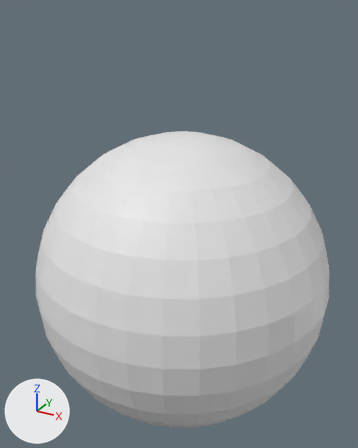
An edit to the glTF model assets/apartment.glb, drawn before and after from the same camera.
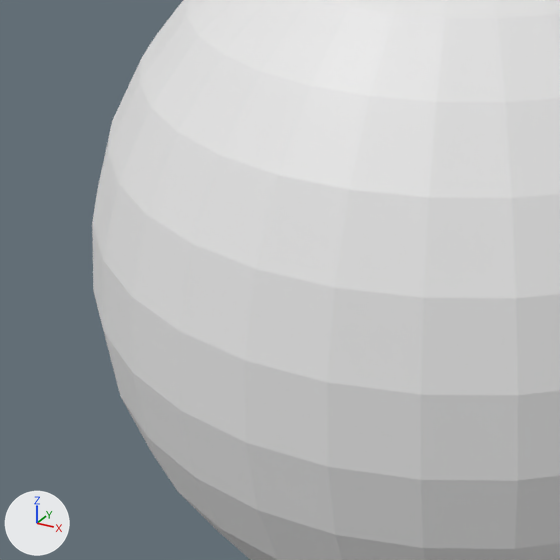
The first picture shows the older version from a 50 mm lens placed at (658.0, -1017.0, 678.0), pointed at (3.0, 174.0, 82.0). The close-ups show both versions on the part from 0% to 60% of the width and 41% to 89% of the height of that picture; other places that the commit changed are outside them. Lighting does not change. The marker at lower left points along +X, +Y and +Z. Where no turn or scale is listed for an object, it has been applied to the vertices.

The scene before the commit, as lines of its bpy script (objects in view):
```python
me_sphere = bpy.data.meshes.new('Sphere')
me_sphere.from_pydata(...)  # a UV sphere (32 segments, 16 rings, poles along z) spanning x -1.0..1.0, y -1.0..1.0, z -1.0..1.0; a UV sphere (32 segments, 16 rings, poles along z) spanning x -0.99..0.99, y -0.99..0.99, z -0.99..0.99
ob_sky = bpy.data.objects.new('Sky', me_sphere)
ob_sky.location = (89.0, 36.0, 0.0)
ob_sky.scale = (-389.0, -389.0, -389.0)
```
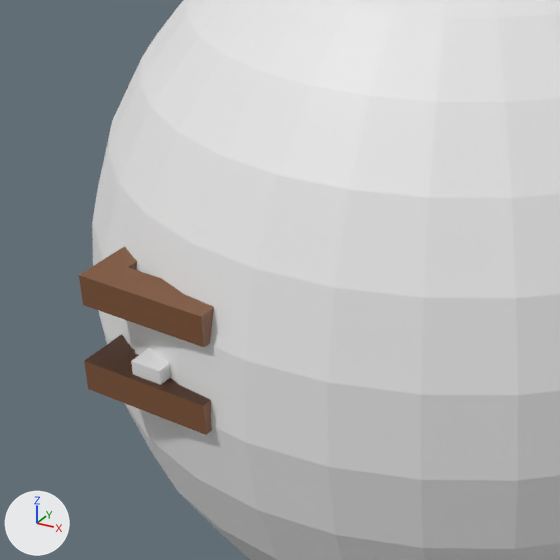
Where the change shows, as pixel boxes [x1, y1, x2, y2] in the close-ups (560 x 560 px):
'Cube.131', added (brown)
    after: [79, 246, 214, 347]
'Cube.057', added (brown)
    after: [84, 334, 212, 435]
    faces in mat_wood_002 (brown #7e5436): [84, 351, 212, 435]
    faces in mat_counter_001 (brown #44240b): [85, 334, 210, 406]
'Cube.054', added
    after: [131, 348, 170, 385]

Edits to the bpy script that builds the scene:
```text
Add mat_counter_001:
    mat_counter_001 = principled_material('Counter.001')
    mat_counter_001.base_color = (0.0578, 0.0179, 0.00331)  # brown #44240b
Add mat_wood_002:
    mat_wood_002 = principled_material('wood.002')
    mat_wood_002.base_color = (0.208, 0.0876, 0.0366)  # brown #7e5436
Add mat_wood_008:
    mat_wood_008 = principled_material('wood.008')
    mat_wood_008.base_color = (0.208, 0.0876, 0.0366)  # brown #7e5436
Add me_cube_159:
    me_cube_159.from_pydata(...)  # a box spanning x -15.3..15.3, y -11.8..11.8, z -7.5..7.5
Add me_cube_162:
    me_cube_162.from_pydata(...)  # 131 vertices, 256 faces; spans x -117.0..14.8, y -44.5..19.9, z -14.8..14.8
    # faces by material slot: [246, 10]
    me_cube_162.materials.append(mat_wood_002)  # brown #7e5436
    me_cube_162.materials.append(mat_counter_001)  # brown #44240b
Add me_cube_262:
    me_cube_262.from_pydata(...)  # 98 vertices, 192 faces; spans x -117.0..14.8, y -44.5..19.8, z -14.8..14.8
    me_cube_262.materials.append(mat_wood_008)  # brown #7e5436
Add ob_cube_054:
    ob_cube_054 = bpy.data.objects.new('Cube.054', me_cube_159)
    ob_cube_054.location = (-16.0, -339.0, 31.0)
Add ob_cube_057:
    ob_cube_057 = bpy.data.objects.new('Cube.057', me_cube_162)
    ob_cube_057.location = (35.0, -312.0, 10.0)
Add ob_cube_131:
    ob_cube_131 = bpy.data.objects.new('Cube.131', me_cube_262)
    ob_cube_131.location = (35.0, -305.0, 92.0)
```
